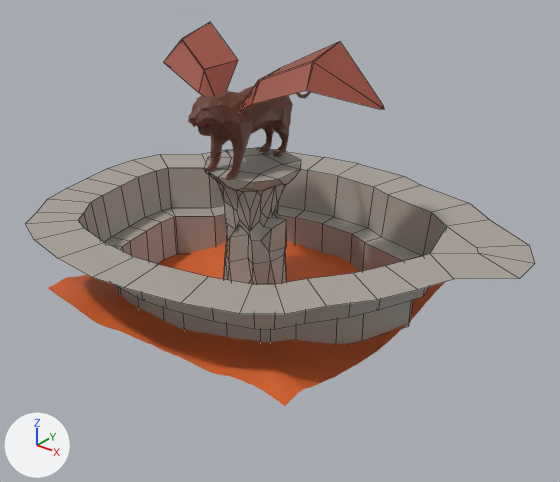
The FBX model Assets/세준이형 FBX 파일/Gargoyle.fbx as it was, and as the next commit left it.
Rendered twice from a 50 mm camera at (4.85, -5.32, 3.29) aimed at (0.39, 0.25, -0.17). Every picture has the same lights, and +X, +Y and +Z are marked at lower left. Mesh edges are drawn as thin lines on the coarser meshes. Where no turn or scale is listed for an object, it has been applied to the vertices. Vertices at the same position are counted once.
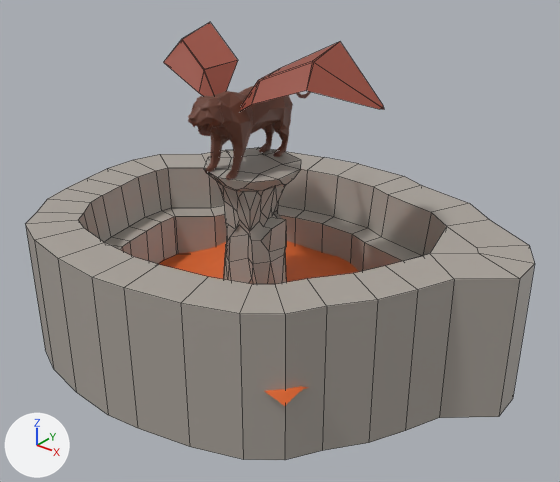
Changed parts and their boxes [x1, y1, x2, y2] in the pictures (560 x 482 px):
'Cylinder', reshaped (59% taller)
    before: [26, 150, 535, 344]
    after: [26, 150, 535, 460]
part 1 of me_cylinder_001, added
    after: [26, 226, 534, 460]
'Grid', unchanged, covered by the edit
    before: [48, 240, 445, 406]
    after: [158, 240, 359, 406]

The change, as a diff of the scene's bpy script:
```diff
--- a/Assets/세준이형 FBX 파일/Gargoyle.fbx.py
+++ b/Assets/세준이형 FBX 파일/Gargoyle.fbx.py
@@ me_cylinder_001 @@
 # used by ob_cylinder; location = (0.0, 0.0, 0.0)
-me_cylinder_001.from_pydata(...)  # 150 vertices, 120 faces; spans x -2.27..2.73, y -1.63..2.28, z -1.0..0.0
+me_cylinder_001.from_pydata(...)  # 182 vertices, 152 faces; spans x -2.27..2.73, y -1.63..2.28, z -1.53..0.0
+# me_cylinder_001 part 1
+# 32 new vertices lie (0.0, 0.0, -1.53) away from vertices in x -2.27..2.73, y -1.63..2.28, z 0.0
+# 32 new faces join them
 me_cylinder_001.materials.append(mat_ground_001)
```
